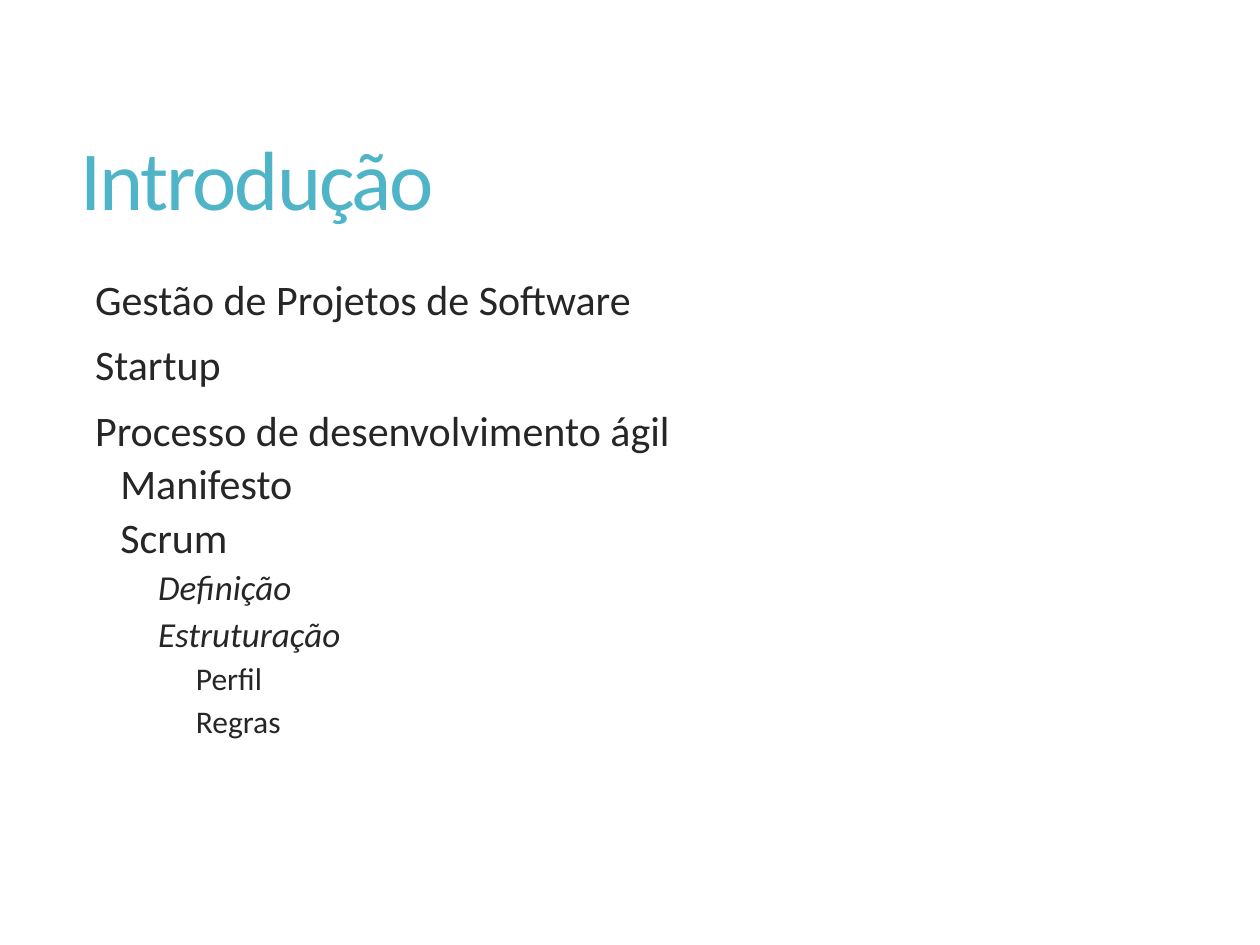
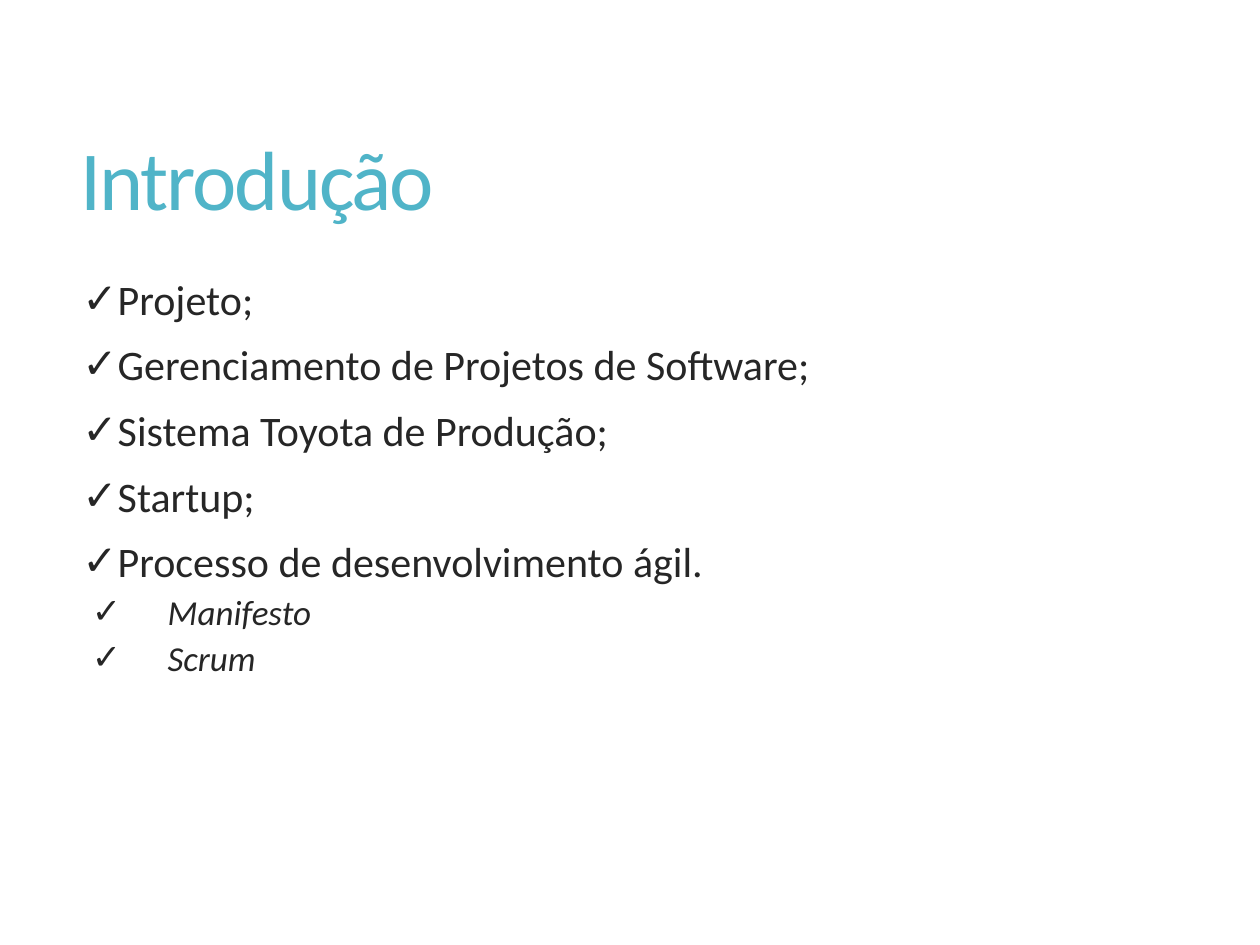
Before and after one commit to Elton-Garbin/TCC-2016, a slide deck: slide 2 of StartIdea/StartIdea.Docs/Apresentacao.pptx. Drawn at 1260x945 pixels with LibreOffice and Linux fonts; fonts in the diff are those of the drawing. Boxes give left, top, right and bottom in pixels: in the first picture for what was removed or moved away, otherwise in the second. Text is boxed around its words. In the diff, an @@ line names an element or a change of style, - is before the commit and + after.

Commit message:
Introdução - Slide

```diff
--- a/StartIdea/StartIdea.Docs/Apresentacao.pptx
+++ b/StartIdea/StartIdea.Docs/Apresentacao.pptx
@@ text at [118, 286, 809, 585]: text changed @@
-  Gestão de Projetos de Software
-  Startup
-  Processo de desenvolvimento ágil
+✓ Projeto;
+✓ Gerenciamento de Projetos de Software;
+✓ Sistema Toyota de Produção;
+✓ Startup;
+✓ Processo de desenvolvimento ágil.
@@ text at [158, 575, 340, 739]: paragraphs removed @@
-      Definição
-      Estruturação
-        Perfil
-        Regras
@@ text at [168, 601, 311, 672]: size 24 to 20 pt, italic on in "Manifesto", "Scrum"; bullet   to ✓; list level 2 to 3 in "Manifesto"; list level 2 to 3 in "Scrum" @@
```
